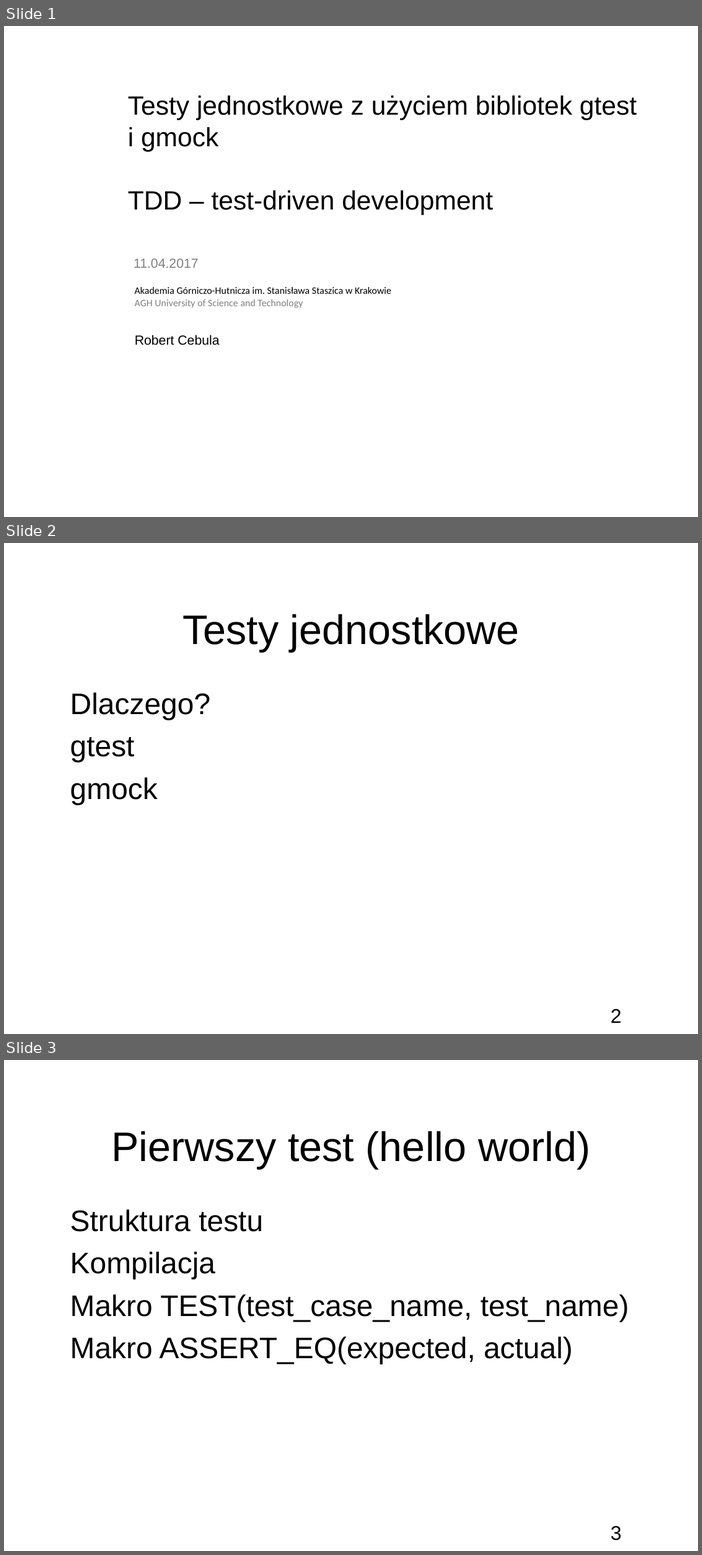
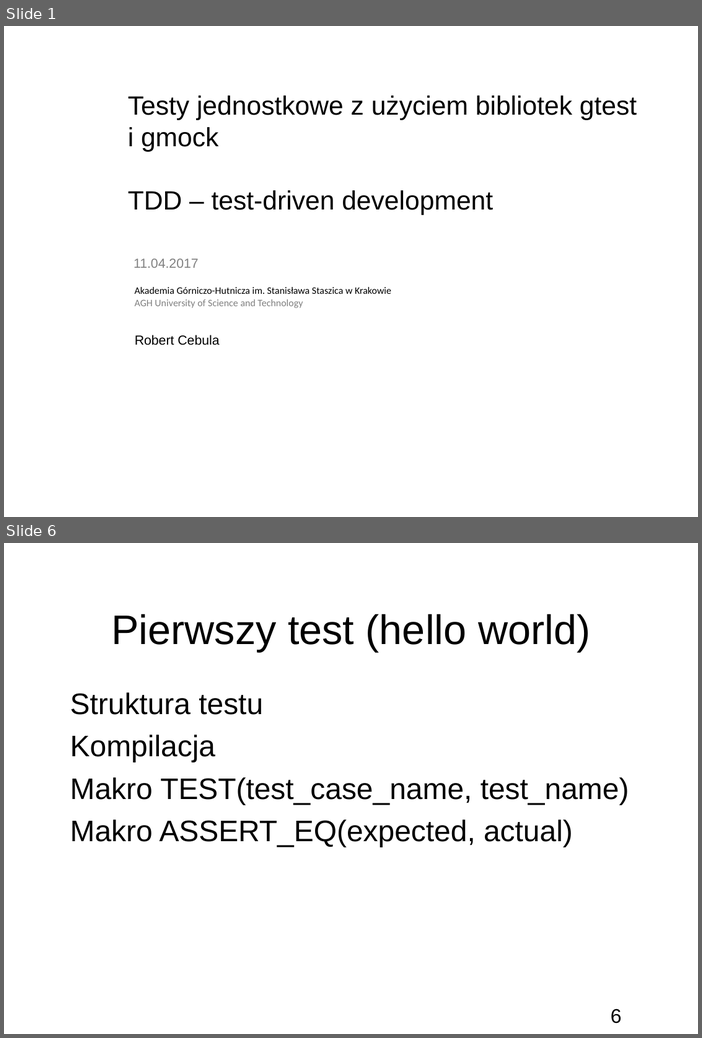
Before and after one commit to bercik/apt_seminar, a slide deck: prezentacja.odp. Shown one above the other, each under a label of ours: slides 1, 2 and 3 before the commit, slides 1 and 6 after it; the slides between them are not shown. The pictures are 702x1555 and 702x1038 pixels, drawn with LibreOffice and Linux fonts; fonts in the diff are those of the drawing; background and template pictures are left out. Boxes give left, top, right and bottom in pixels: in the first picture for what was removed or moved away, otherwise in the second. Text is boxed around its words. In the diff, an @@ line names an element or a change of style, - is before the commit and + after.

Commit message:
Finish presentation about gtest

```diff
--- a/prezentacja.odp
+++ b/prezentacja.odp
@@ slide 2 removed at (4,543,698,1034), background picture (left out); not listed: 1 template element that a slide beside it also shows @@
@@ title removed at (183,614,520,651) @@
-Testy jednostkowe
@@ subtitle removed at (70,692,210,805) @@
-● Dlaczego?
-● gtest
-● gmock
@@ what was slide 3 is now slide 6 @@
@@ page number at (611,1009,622,1023): text changed @@
-3
+6
```
Also in this commit, not shown: 1 slide changed, 5 slides added, 7 other files.
